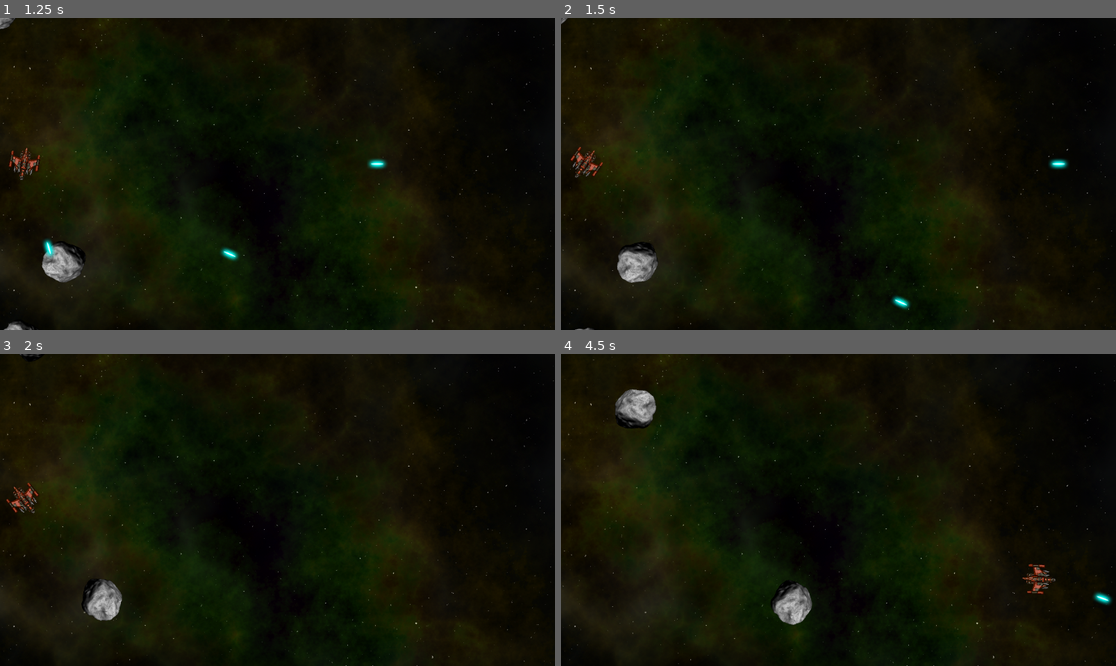
Above: before the commit, frames 1-4 (two rows, left to right).
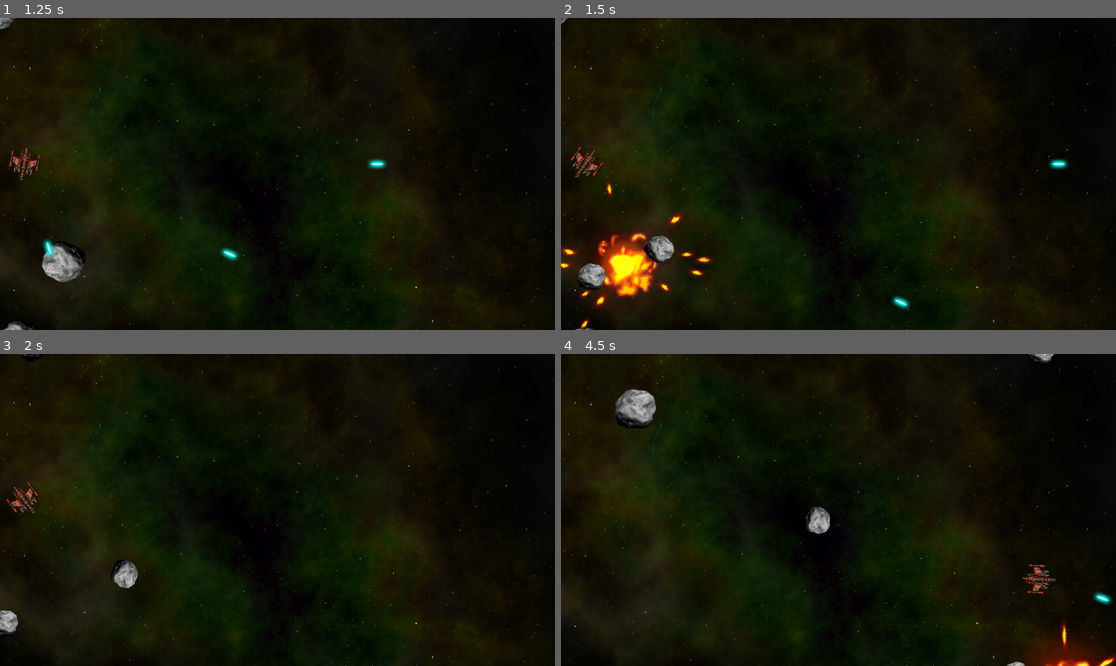
Above: after the commit, the same moments.

Repository: Soumik0906/Space-Rocks
Game: Godot game, scene res://scenes/main.tscn
Same seed, same stepped clock (60 frames per second), same inputs: the game is played once before the commit and once after it.
Inputs:
- Up to frame 1 (1.25 s): hold D (rotate_right) from 0.53 s (still down); hold Space (shoot) from 0.53 s (still down)
- Up to frame 2 (1.5 s): release D (rotate_right) at 1.28 s; release Space (shoot) at 1.28 s; hold A (rotate_left) from 1.28 s (still down); tap Space (shoot) at 1.35 s
- Up to frame 3 (2 s): keep holding A (rotate_left)
- Up to frame 4 (4.5 s): release A (rotate_left) at 2.03 s; hold D (rotate_right) 2.03-2.78 s; hold Space (shoot) 2.03-2.78 s; hold W (thrust) 2.78-3.53 s; tap Space (shoot) at 2.85, 4.35 s; hold Space (shoot) 3.53-4.28 s; hold A (rotate_left) from 3.53 s (still down)

Frame 1 is identical in both runs. In frame 2, 3.1% of the frame differs, in the area x 0-28%, y 52-100%; in frame 3, 1.2%; in frame 4, 2.1%.
Error before the commit: Invalid call. Nonexistent function 'explode' in base 'RigidBody2D (rock.gd)'. (res://scripts/bullet.gd:23)

Commit message:
Implement explosion

Diff:
--- a/scenes/rock.tscn
+++ b/scenes/rock.tscn
@@ -1,7 +1,8 @@
-[gd_scene load_steps=5 format=3 uid="uid://cbu2ioedakvvu"]
+[gd_scene load_steps=6 format=3 uid="uid://cbu2ioedakvvu"]
 
 [ext_resource type="Texture2D" uid="uid://du2tg3ivq4nrv" path="res://assets/rock.png" id="1_1di36"]
 [ext_resource type="Script" uid="uid://c2m2t8y88t731" path="res://scripts/rock.gd" id="1_mek2u"]
+[ext_resource type="PackedScene" uid="uid://dfe1npfai1u70" path="res://scenes/explosion.tscn" id="3_ik6fu"]
 
 [sub_resource type="PhysicsMaterial" id="PhysicsMaterial_ik6fu"]
 bounce = 1.0
@@ -19,3 +20,5 @@
 
 [node name="Sprite2D" type="Sprite2D" parent="."]
 texture = ExtResource("1_1di36")
+
+[node name="Explosion" parent="." instance=ExtResource("3_ik6fu")]
--- a/scripts/main.gd
+++ b/scripts/main.gd
@@ -1,5 +1,6 @@
 extends Node
 
+@onready var player: RigidBody2D = $Player
 
 @export var rock_scene: PackedScene = preload("res://scenes/rock.tscn")
 
@@ -23,6 +24,15 @@
 	call_deferred("add_child", r)
 	#r.call_deferred("start", pos, vel, size)
 	r.start(pos, vel, size)
+	r.exploded.connect(self._on_rock_exploded)
 
-func explode() -> void:
-	pass
+
+func _on_rock_exploded(size, radius, pos, vel):
+	if size <= 1:
+		return
+
+	for offset in [-1, 1]:
+		var dir = player.position.direction_to(pos).orthogonal() * offset
+		var new_pos = pos + dir * radius
+		var new_vel = dir * vel.length() * 1.1
+		spawn_rock(size - 1, new_pos, new_vel)
--- a/scripts/rock.gd
+++ b/scripts/rock.gd
@@ -1,4 +1,6 @@
 extends RigidBody2D
+
+signal exploded
 
 @onready var cshape: CollisionShape2D = $CollisionShape2D
 @onready var sprite_2d: Sprite2D = $Sprite2D
@@ -25,9 +27,23 @@
 	linear_velocity = _velocity
 	angular_velocity = randf_range(-PI, PI)
 
+	$Explosion.scale = Vector2.ONE * size * 0.75
+
 
 func _integrate_forces(physics_state: PhysicsDirectBodyState2D) -> void:
 	var xform: Transform2D = physics_state.transform
 	xform.origin.x = wrapf(xform.origin.x, 0 - radius, screen_size.x + radius)
 	xform.origin.y = wrapf(xform.origin.y, 0 - radius, screen_size.y + radius)
 	physics_state.transform = xform
+
+
+func explode() -> void:
+	cshape.set_deferred("disabled", true)
+	sprite_2d.hide()
+	$Explosion/AnimationPlayer.play("explosion")
+	$Explosion.show()
+	exploded.emit(size, radius, position, linear_velocity)
+	linear_velocity = Vector2.ZERO
+	angular_velocity = 0
+	await $Explosion/AnimationPlayer.animation_finished
+	queue_free()
